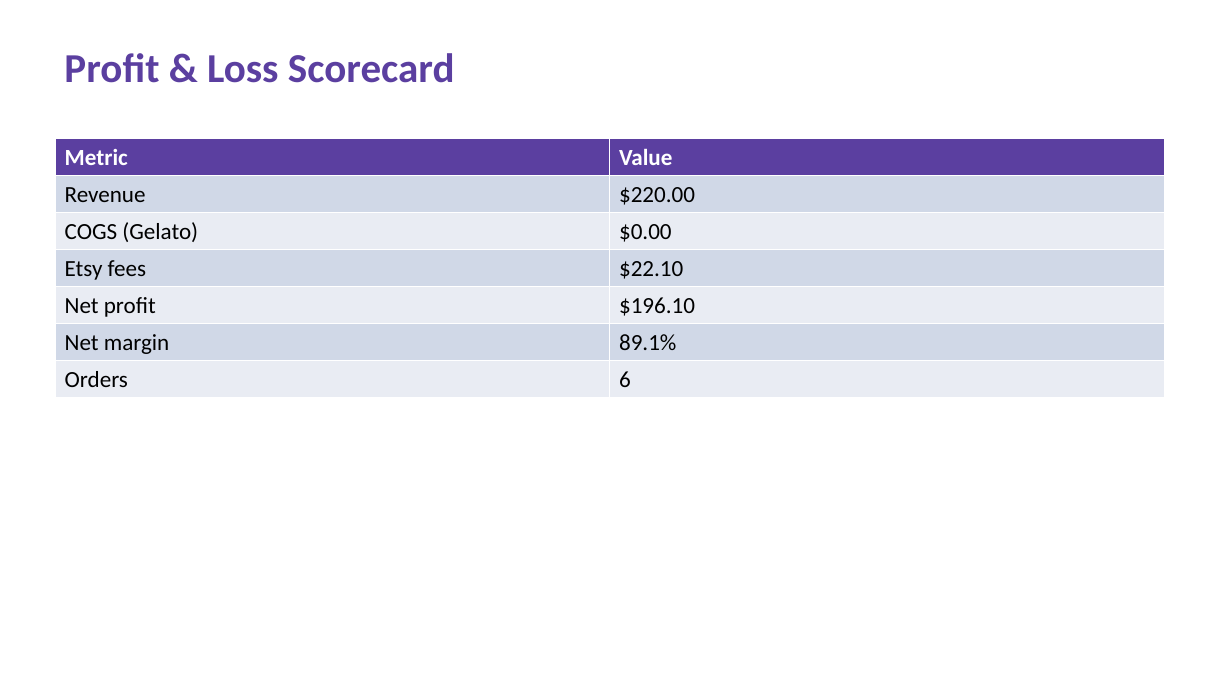
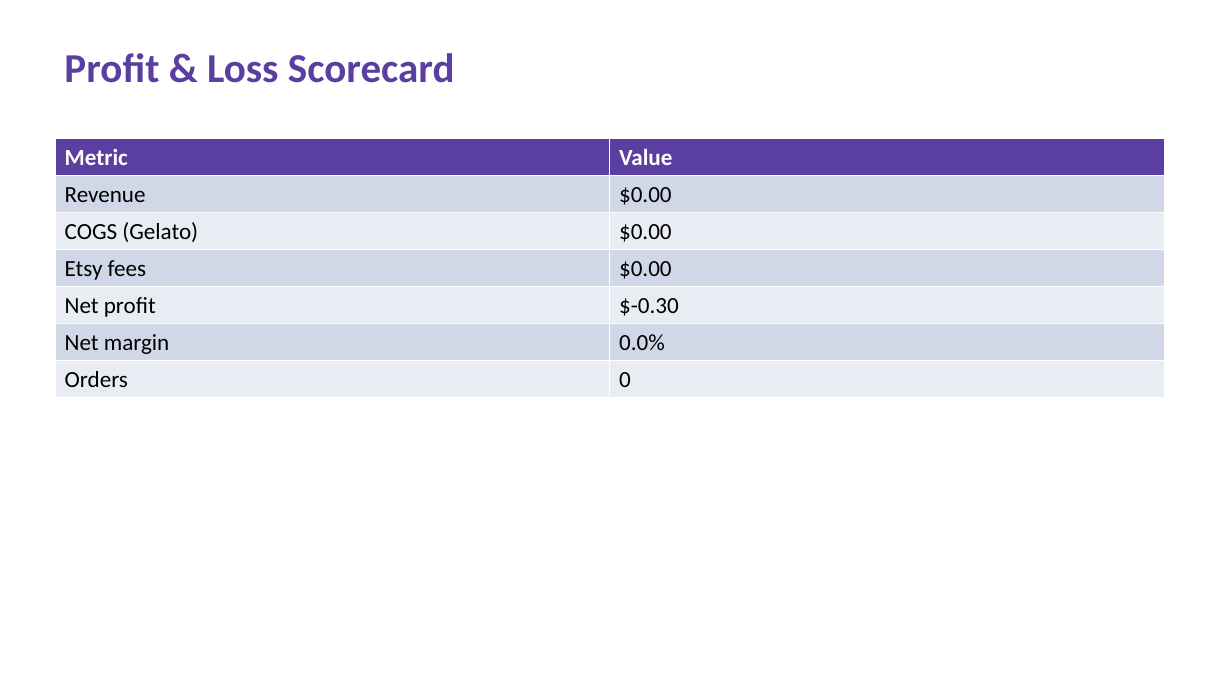
Before and after one commit to ajacobusa/members-reader, a slide deck: slide 2 of Power BI/QuoteForge_Executive_Presentation.pptx. Drawn at 1232x693 pixels with LibreOffice and Linux fonts; fonts in the diff are those of the drawing. Boxes give left, top, right and bottom in pixels: in the first picture for what was removed or moved away, otherwise in the second. Text is boxed around its words. In the diff, an @@ line names an element or a change of style, - is before the commit and + after.

```diff
--- a/Power BI/QuoteForge_Executive_Presentation.pptx
+++ b/Power BI/QuoteForge_Executive_Presentation.pptx
@@ table at (55,139,1165,397) @@
-row 2, column 2: $220.00
+row 2, column 2: $0.00
-row 4, column 2: $22.10
+row 4, column 2: $0.00
-row 5, column 2: $196.10
+row 5, column 2: $-0.30
-row 6, column 2: 89.1%
+row 6, column 2: 0.0%
-row 7, column 2: 6
+row 7, column 2: 0
```
Also in this commit, not shown: 5 other files.
